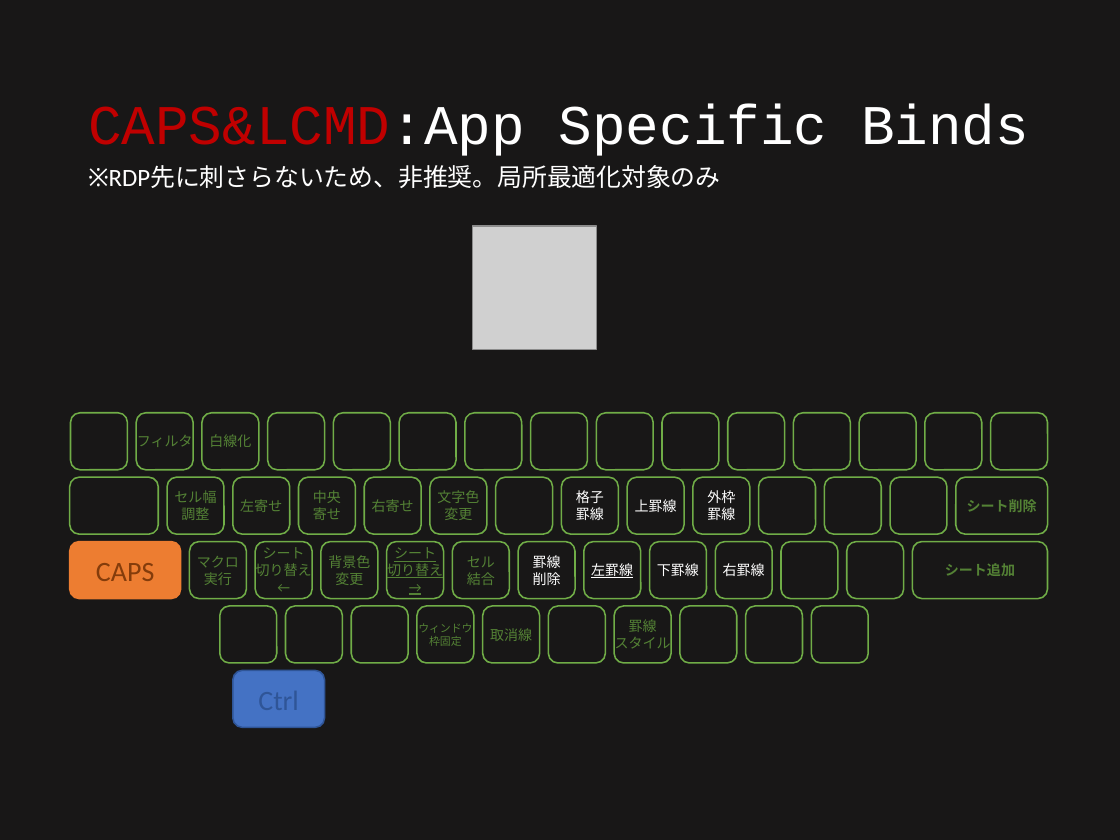
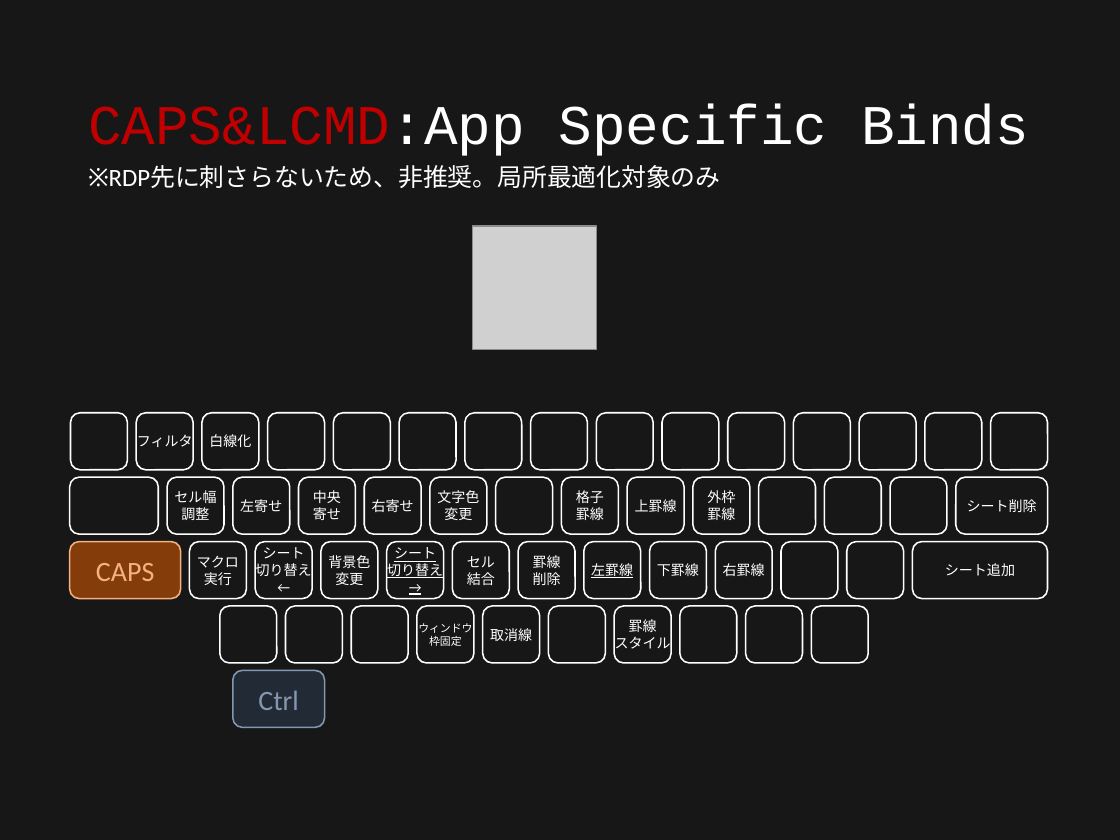
Before and after one commit to ittooo66/myAHK, a slide deck: slide 9 of MANUAL.pptx (slide 10 before the commit). Drawn at 1120x840 pixels with LibreOffice and Linux fonts; fonts in the diff are those of the drawing; grey boxes stand for pictures. Boxes give left, top, right and bottom in pixels: in the first picture for what was removed or moved away, otherwise in the second. Text is boxed around its words. In the diff, an @@ line names an element or a change of style, - is before the commit and + after.

```diff
--- a/MANUAL.pptx
+++ b/MANUAL.pptx
@@ rounded rectangle "シート削除" at box(955, 477, 1047, 534): text colour #548235 to #FFFFFF, bold off; outline #70AD47 1 pt to #FFFFFF 1 pt @@
@@ rounded rectangle "CAPS" at box(69, 542, 180, 599): text colour #843C0B to #F4B183; fill #ED7D31 to #843C0B; outline #ED7D31 1 pt to #F4B183 1 pt @@
@@ rounded rectangle "シート追加" at box(913, 542, 1048, 599): text colour #548235 to #FFFFFF, bold off; outline #70AD47 1 pt to #FFFFFF 1 pt @@
@@ text colour #548235 to #FFFFFF; outline #70AD47 1 pt to #FFFFFF 1 pt in 15 elements at box(137, 413, 194, 470), box(202, 413, 259, 470), box(167, 477, 224, 534), box(233, 477, 290, 534), box(299, 477, 356, 534), box(364, 477, 421, 534), box(430, 477, 487, 534), box(189, 542, 246, 599), box(255, 542, 312, 599), box(321, 542, 379, 599), box(386, 542, 444, 599), box(452, 542, 510, 599), box(417, 606, 474, 663), box(483, 606, 540, 663), box(614, 606, 671, 663) @@
@@ outline #70AD47 1 pt to #FFFFFF 1 pt in 34 elements at box(561, 477, 618, 534), box(627, 477, 684, 534), box(693, 477, 750, 534), box(519, 542, 576, 599), box(584, 542, 641, 599), box(650, 542, 707, 599), box(716, 542, 773, 599), box(71, 413, 128, 470), box(268, 413, 325, 470), box(334, 413, 391, 470), box(399, 413, 456, 470), box(465, 413, 522, 470), box(531, 413, 588, 470), box(596, 413, 653, 470), box(662, 413, 719, 470), box(728, 413, 785, 470), box(793, 413, 850, 470), box(859, 413, 916, 470), box(925, 413, 982, 470), box(990, 413, 1047, 470), box(496, 477, 553, 534), box(758, 477, 815, 534), box(824, 477, 881, 534), box(890, 477, 948, 534), box(69, 477, 158, 534), box(781, 542, 838, 599), box(847, 542, 904, 599), box(220, 606, 277, 663), box(286, 606, 343, 663), box(352, 606, 409, 663), box(549, 606, 606, 663), box(680, 606, 737, 663), box(746, 606, 803, 663), box(811, 606, 868, 663) @@
@@ rounded rectangle "Ctrl" at box(233, 671, 325, 728): fill #4472C4 to #222A35; outline #2F5597 1 pt to #8497B0 1 pt @@
@@ text in rounded rectangle at box(258, 690, 298, 710): text added @@
+Ctrl
```
Also in this commit, not shown: 9 other slides changed, 1 slide removed, 1 other file.
